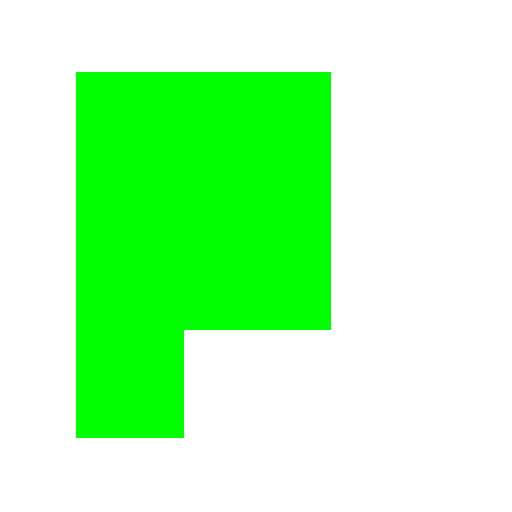
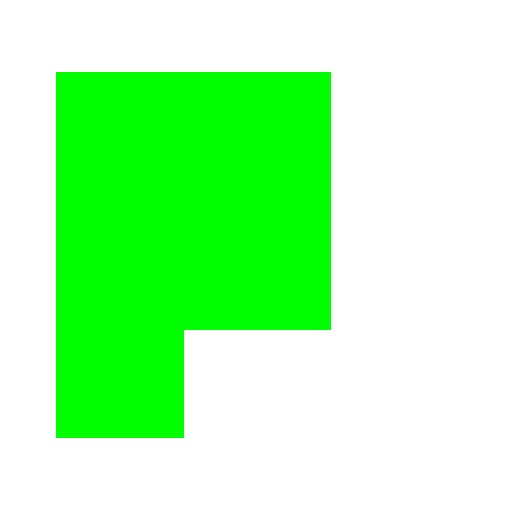
Before/after of a 512px x 512px layered artwork. What changed in the layer stack:
painted on "Layer" over [56, 72, 76, 438]
